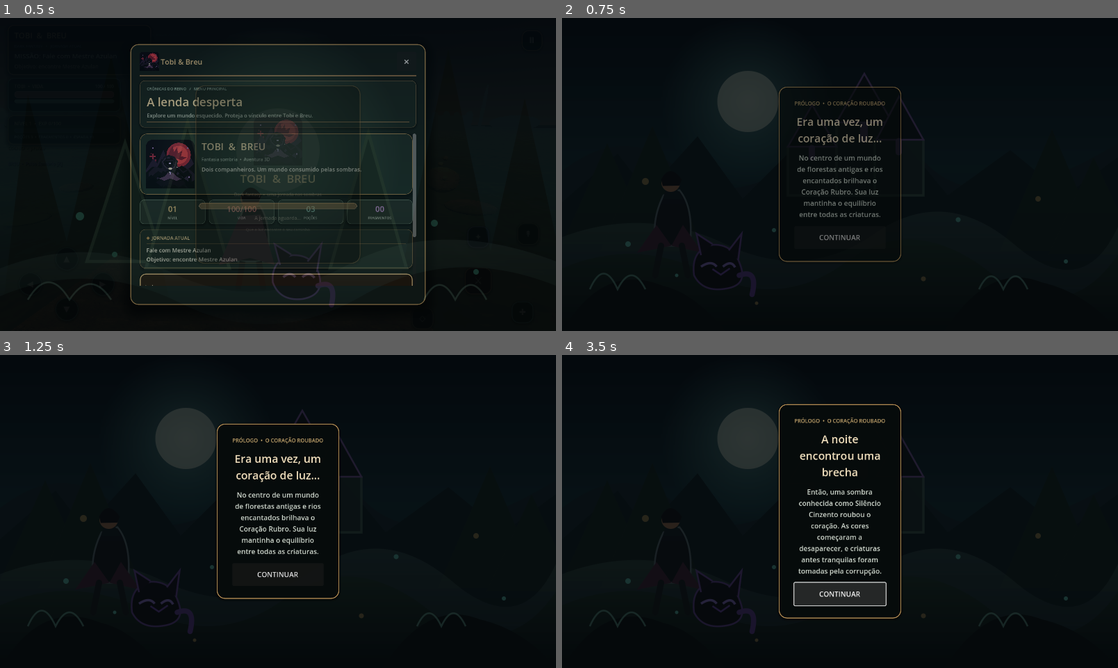
Above: before the commit, frames 1-4 (two rows, left to right).
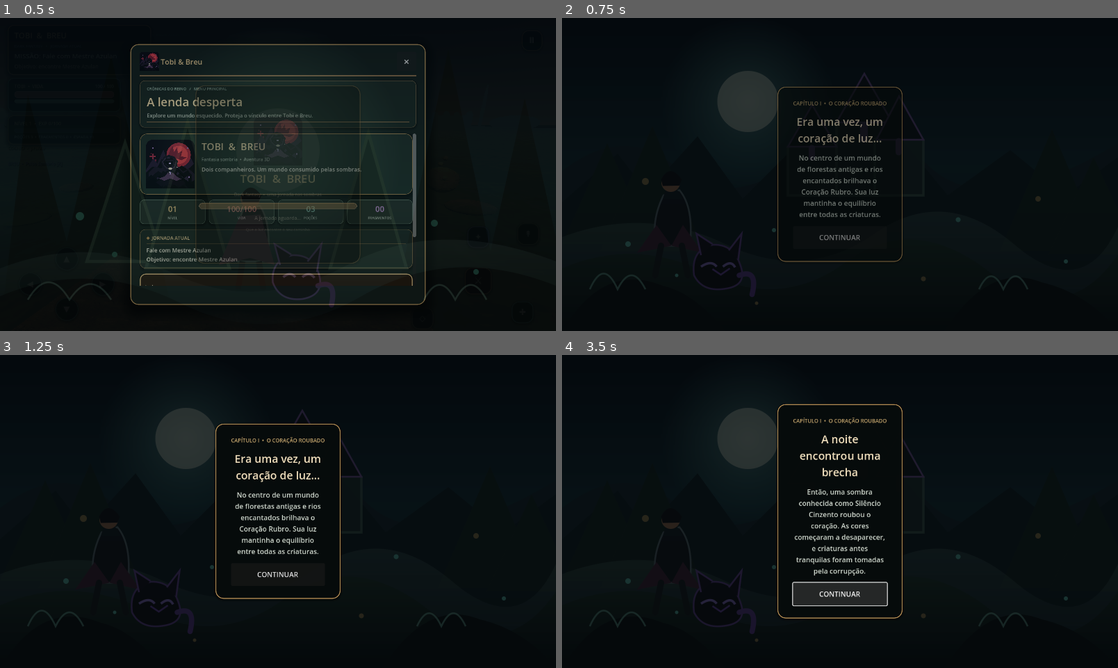
Above: after the commit, the same moments.

Repository: REALMLIFE-design/dark-fantasia-tobi-e-breu-
Game: Godot game, scene res://scenes/main.tscn
Two runs of this game, one before a commit and one after it. Both use one fixed random seed, a clock stepped at 60 frames per second and the inputs below. This scene is started directly instead of the project's main scene.
Inputs:
- Up to frame 1 (0.5 s): no input
- Up to frame 2 (0.75 s): click "✦ Jogar ›" at 0.5 s
- Up to frame 3 (1.25 s): no input
- Up to frame 4 (3.5 s): click "✦ Jogar ›" at 1.25 s; click "×" at 2 s; click "CONTINUAR" at 2.75 s

Frame 1 is identical in both runs. In frame 2, 0.4% of the frame differs, in the area x 38-62%, y 22-78%; in frame 3, 0.5%; in frame 4, 1.2%, in the area x 38-62%, y 15-85%.

Commit message:
Align quest progression with the five agreed chapter titles

Diff:
--- a/scripts/world.gd
+++ b/scripts/world.gd
@@ -132,7 +132,7 @@
 	elif quest_stage == 11: objective_label.text = "Objetivo: retorne ao Guardião do Rio"
 	elif quest_stage == 12: objective_label.text = "Objetivo: derrote o Leviatã do Lodo no coração do rio"
 	elif quest_stage == 13: objective_label.text = "Objetivo: retorne ao Guardião do Rio"
-	elif quest_stage == 14: objective_label.text = "CAPÍTULO II CONCLUÍDO — fale com Azulan para seguir as memórias do rio"
+	elif quest_stage == 14: objective_label.text = "CAPÍTULO III • O RIO DAS MEMÓRIAS — fale com Azulan para reunir os ecos"
 	elif quest_stage == 15: objective_label.text = "Objetivo: recupere os 3 Ecos de Memória do Rio (%d/3)" % chapter3_memory_ids.size()
 	elif quest_stage == 16: objective_label.text = "Objetivo: retorne a Mestre Azulan"
 	elif quest_stage == 17: objective_label.text = "Objetivo: encontre a Guardiã do Templo do Coração"
@@ -272,7 +272,7 @@
 	stack.add_theme_constant_override("separation", 16)
 	margin.add_child(stack)
 	var chapter := Label.new()
-	chapter.text = "PRÓLOGO  •  O CORAÇÃO ROUBADO"
+	chapter.text = "CAPÍTULO I  •  O CORAÇÃO ROUBADO"
 	chapter.horizontal_alignment = HORIZONTAL_ALIGNMENT_CENTER
 	chapter.add_theme_font_size_override("font_size", 12)
 	chapter.add_theme_color_override("font_color", Color("c6a66e"))
@@ -3047,7 +3047,7 @@
 						quest_text = "A Bruxa do Pântano despertou"
 						objective_label.text = "Objetivo: derrote a Bruxa do Pântano no altar ao norte"
 						toast_label.text = "Os três selos se romperam. A Bruxa despertou no altar!"
-						call_deferred("_play_chapter_cutscene", "CAPÍTULO I • A FLORESTA CORROMPIDA", "O último totem", "O último selo se apaga. Do fundo do pântano, a Bruxa desperta e a corrupção se reúne ao redor de seu cajado.")
+						call_deferred("_play_chapter_cutscene", "CAPÍTULO II • A FLORESTA CORROMPIDA", "O último totem", "O último selo se apaga. Do fundo do pântano, a Bruxa desperta e a corrupção se reúne ao redor de seu cajado.")
 					_update_quest()
 					_save_game()
 				else:
@@ -3179,7 +3179,7 @@
 			shards += 6
 			potions += 2
 			dark_essence += 4
-			objective_label.text = "CAPÍTULO II CONCLUÍDO — O rio voltou a cantar"
+			objective_label.text = "LEVIATÃ DERROTADO — fale com Azulan para seguir as memórias do rio"
 			toast_label.text = "O rio está livre! +180 XP • 6 Fragmentos Rubros • 2 Poções"
 			_update_inventory()
 			_save_game()
@@ -3217,7 +3217,7 @@
 			_grant_xp(150)
 			shards += 5
 			potions += 2
-			objective_label.text = "CAPÍTULO I CONCLUÍDO — fale com Azulan para seguir ao Rio Prateado"
+			objective_label.text = "CAPÍTULO II CONCLUÍDO — fale com Azulan para seguir ao Rio das Memórias"
 			toast_label.text = "Azulan: A Bruxa caiu. A trilha do Coração Rubro segue pelo Rio Prateado. +150 XP, 5 fragmentos e 2 poções."
 			_update_inventory()
 			_save_game()
@@ -3391,7 +3391,7 @@
 	if kind == 3:
 		if quest_stage == 3:
 			quest_stage = 4
-			call_deferred("_play_chapter_cutscene", "CAPÍTULO I • A FLORESTA CORROMPIDA", "A marca do guardião", "Ao cair, o Guardião deixa uma marca rubra no chão. Azulan reconhece o símbolo: o Silêncio Cinzento está procurando os fragmentos do Coração.")
+			call_deferred("_play_chapter_cutscene", "CAPÍTULO I • O CORAÇÃO ROUBADO", "A marca do guardião", "Ao cair, o Guardião deixa uma marca rubra no chão. Azulan reconhece o símbolo: o Silêncio Cinzento está procurando os fragmentos do Coração.")
 			quest_text = "A Cicatriz Rubra foi silenciada"
 			objective_label.text = "Objetivo: volte ao Mestre Azulan"
 			_grant_xp(100)
